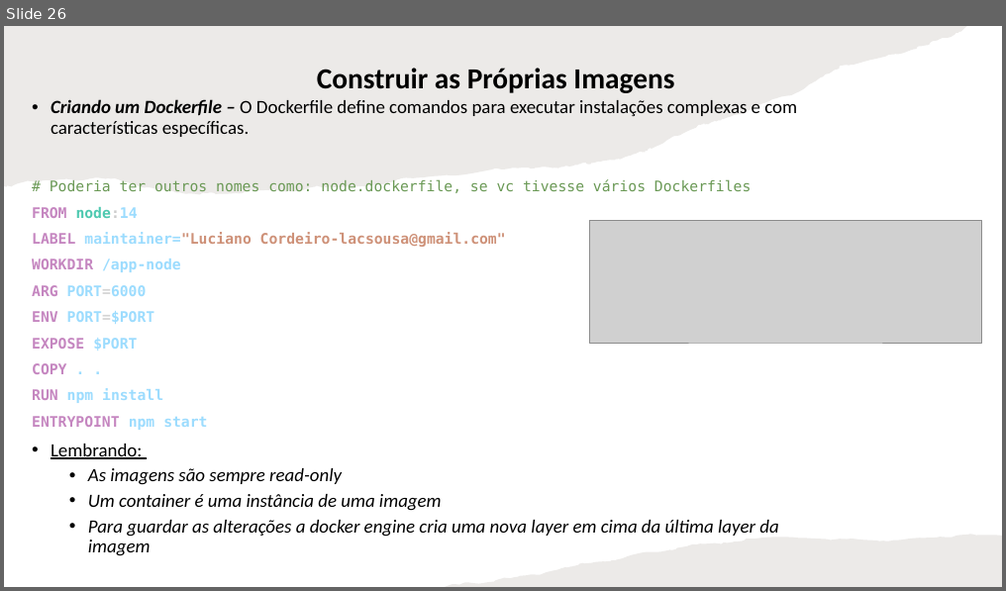
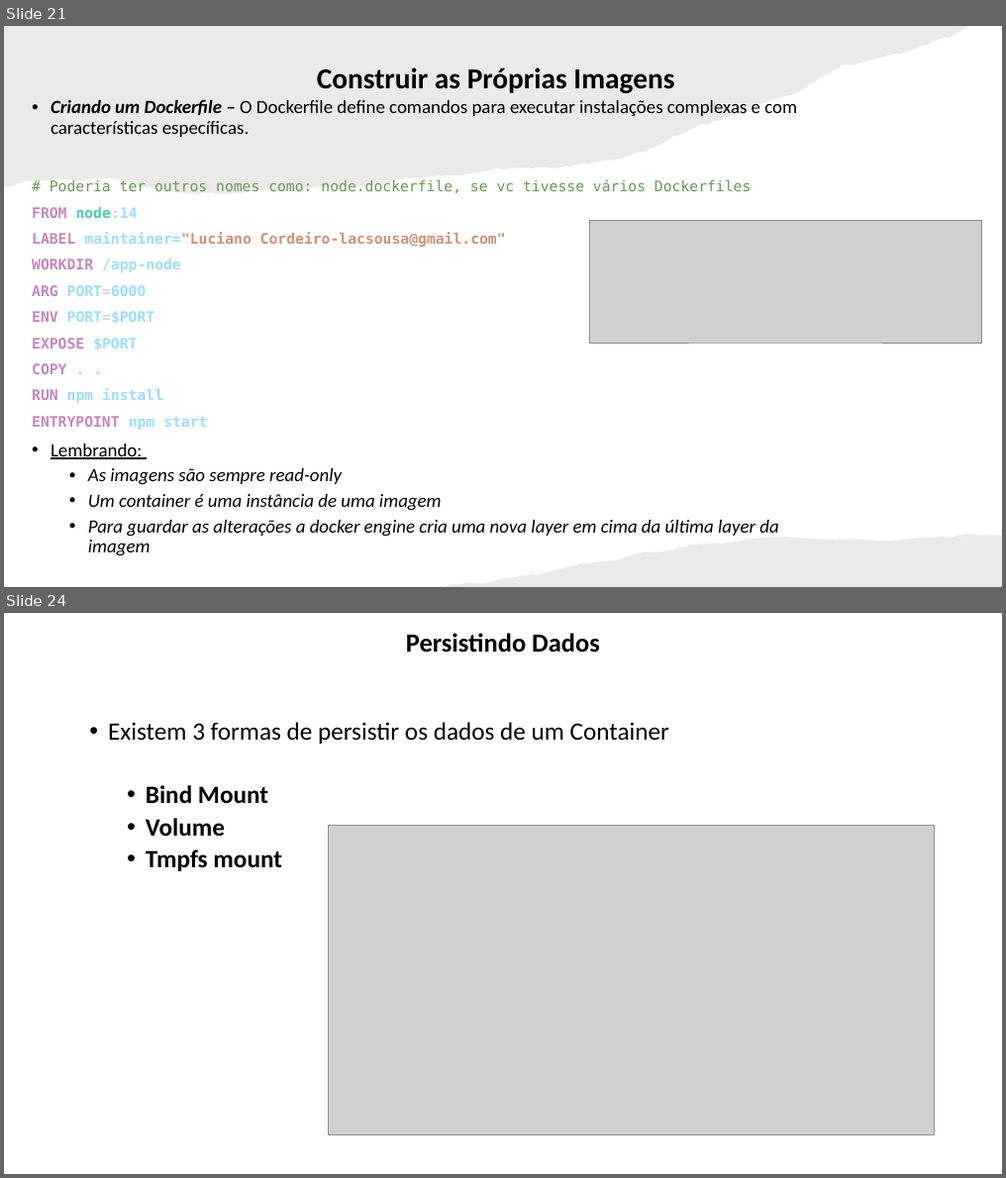
Before and after one commit to lacsousa/learning-docker, a slide deck: docs/docker-resumo.pptx. Shown one above the other, each under a label of ours: slide 26 before the commit, slides 21 and 24 after it; the slides between them are not shown. The pictures are 1006x591 and 1006x1178 pixels, drawn with LibreOffice and Linux fonts; fonts in the diff are those of the drawing; grey boxes stand for pictures. Boxes give left, top, right and bottom in pixels: in the first picture for what was removed or moved away, otherwise in the second. Text is boxed around its words. In the diff, an @@ line names an element or a change of style, - is before the commit and + after.

```diff
--- a/docs/docker-resumo.pptx
+++ b/docs/docker-resumo.pptx
@@ slide 24 added at [4,613,1002,1174], background #FFFFFF @@
@@ title added at [406,633,600,653], 25.2 pt, text #000000, bold @@
+Persistindo Dados
@@ text added at [108,722,669,871], 24 pt, text #000000 @@
+• Existem 3 formas de persistir os dados de um Container
+  • Bind Mount
+  • Volume
+  • Tmpfs mount
@@ picture added at [328,826,935,1136] @@
@@ what was slide 26 is now slide 21 @@
```
Also in this commit, not shown: 1 slide changed, 2 other slides added.
